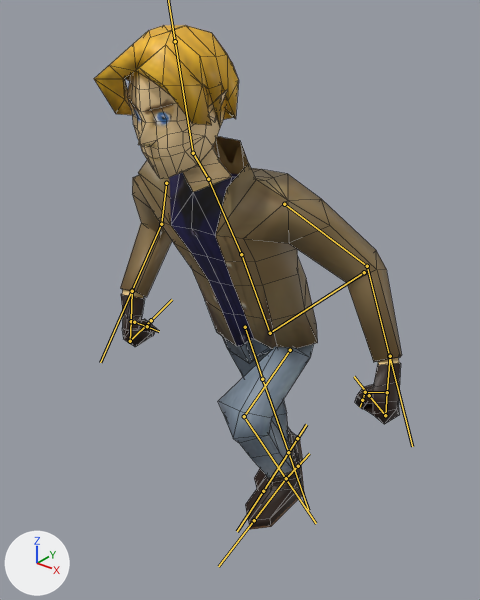
What one commit did to the FBX model res/models/gy/gy.fbx.
One viewpoint serves both versions: a camera (50 mm lens) standing at (11.93, -14.79, 16.95) and looking at (1.48, -1.73, 8.85). Every picture has the same lights, and +X, +Y and +Z are marked at lower left. Both versions are drawn at frame 109 of the action 'Armature|Plane.071Action'; the numbers are the values there. The bones that bend it are drawn over the model as lines. Mesh edges are drawn as thin lines.
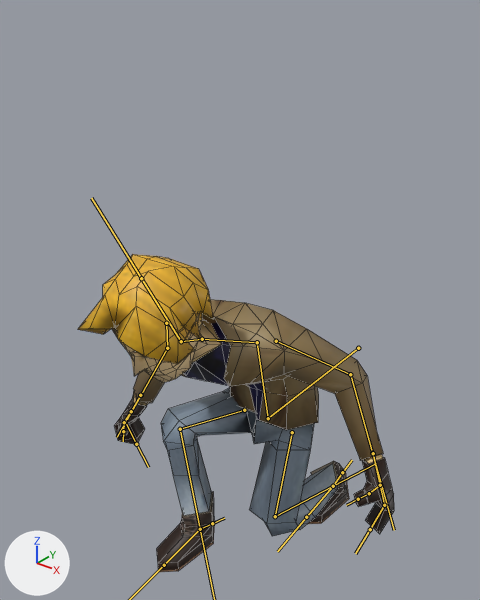
What differs and where, as boxes (x1, y1, x2, y2) in the pictures (480 x 600 px):
'Plane', posed (37% shorter): before (94, 25, 402, 529); after (78, 254, 394, 572)
bone 'Root', root to tip: before (364, 272) to (269, 333); after (358, 348) to (267, 419)
bone 'stomach', root to tip: before (270, 333) to (241, 254); after (268, 418) to (257, 342)
bone 'chest', root to tip: before (241, 254) to (208, 178); after (257, 342) to (201, 339)
bone 'neck', root to tip: before (208, 179) to (193, 153); after (202, 339) to (181, 341)
bone 'head', root to tip: before (193, 153) to (175, 41); after (181, 341) to (141, 278)
bone 'upper_arm.r', root to tip: before (166, 183) to (161, 224); after (166, 323) to (167, 348)
bone 'lower_arm.r', root to tip: before (161, 224) to (132, 290); after (167, 348) to (141, 395)
bone 'upper_arm.l', root to tip: before (284, 204) to (367, 266); after (276, 341) to (350, 374)
bone 'lower_arm.l', root to tip: before (367, 266) to (389, 356); after (350, 374) to (372, 453)
bone 'upper_leg.r', root to tip: before (245, 327) to (262, 379); after (244, 410) to (180, 429)
bone 'lower_leg.r', root to tip: before (262, 379) to (288, 452); after (180, 429) to (200, 529)
bone 'upper_leg.l', root to tip: before (290, 350) to (244, 416); after (292, 432) to (275, 516)
bone 'lower_leg.l', root to tip: before (244, 416) to (286, 479); after (275, 516) to (333, 486)
bone 'foot_ik.r', root to tip: before (288, 452) to (288, 452); after (200, 529) to (200, 528)
bone 'foot1.r', root to tip: before (288, 452) to (263, 491); after (200, 529) to (164, 565)
bone 'hand_ik.r', root to tip: before (132, 290) to (132, 290); after (141, 395) to (141, 395)
bone 'hand2.r', root to tip: before (130, 341) to (151, 320); after (125, 421) to (136, 444)
bone 'thumb2.r', root to tip: before (134, 322) to (147, 326); after (124, 422) to (123, 431)
bone 'foot_ik.l', root to tip: before (286, 479) to (286, 478); after (333, 486) to (333, 485)
bone 'foot1.l', root to tip: before (286, 478) to (254, 520); after (333, 486) to (306, 517)
bone 'hand_ik.l', root to tip: before (389, 356) to (390, 356); after (372, 453) to (372, 453)
bone 'hand2.l', root to tip: before (385, 415) to (369, 395); after (384, 505) to (370, 529)
bone 'thumb2.l', root to tip: before (365, 392) to (362, 400); after (369, 493) to (358, 499)

What the commit changed:
Bone 'Root' (bone_root) moves from (0.0, 0.0, 0.01) to (0.0, 0.0, 1.03).
Bone 'stomach' (bone_stomach) turns from (25, -5, 0) to (13, 0, 0) degrees about its own x, y and z.
Bone 'chest' (bone_chest) turns from (4, 8, -2) to (52, 7, 7) degrees about its own x, y and z.
Bone 'neck' (bone_neck) turns from (0, -4, 3) to (0, 0, 0) degrees about its own x, y and z.
Bone 'head' (bone_head) turns from (-21, 0, 1) to (-35, -8, -1) degrees about its own x, y and z.
Bone 'upper_arm.r' (bone_upper_arm_r) turns from (-4, -24, 28) to (24, 16, 32) degrees about its own x, y and z.
Bone 'lower_arm.r' (bone_lower_arm_r) turns from (80, 10, -12) to (33, 2, -6) degrees about its own x, y and z.
Bone 'upper_arm.l' (bone_upper_arm_l) turns from (-4, 18, -24) to (18, 4, -34) degrees about its own x, y and z.
Bone 'lower_arm.l' (bone_lower_arm_l) turns from (39, -3, 7) to (45, -3, 8) degrees about its own x, y and z.
Bone 'upper_leg.r' (bone_upper_leg_r) turns from (-27, 0, 0) to (95, 12, -7) degrees about its own x, y and z.
Bone 'lower_leg.r' (bone_lower_leg_r) turns from (7, 0, -1) to (-101, 7, 5) degrees about its own x, y and z.
Bone 'upper_leg.l' (bone_upper_leg_l) moves from (0.0, 0.01, 0.1) to (0.0, 0.0, 0.0).
Bone 'upper_leg.l' (bone_upper_leg_l) turns from (67, -3, 5) to (28, -2, 8) degrees about its own x, y and z.
Bone 'lower_leg.l' (bone_lower_leg_l) turns from (-96, -7, -6) to (-90, -6, -6) degrees about its own x, y and z.
Bone 'foot_ik.r' (bone_foot_ik_r) moves from (0.0, 0.89, 0.19) to (-0.13, -0.64, -0.01).
Bone 'foot_ik.r' (bone_foot_ik_r) turns from (46, 0, 0) to (0, 0, 0) degrees about its own x, y and z.
Bone 'foot1.r' (bone_foot1_r) turns from (25, 0, 0) to (0, 0, 0) degrees about its own x, y and z.
Bone 'hand_ik.r' (bone_hand_ik_r) moves from (0.98, -0.93, -0.49) to (0.65, -0.61, -1.97).
Bone 'hand_ik.r' (bone_hand_ik_r) turns from (-57, -55, 70) to (-17, -34, 1) degrees about its own x, y and z.
Bone 'hand2.r' (bone_hand2_r) turns from (4, -14, 127) to (-9, 27, 66) degrees about its own x, y and z.
Bone 'thumb2.r' (bone_thumb2_r) turns from (-11, -5, 50) to (0, 0, 0) degrees about its own x, y and z.
Bone 'foot_ik.l' (bone_foot_ik_l) moves from (0.0, -0.15, 0.81) to (0.0, 0.9, 0.02).
Bone 'foot_ik.l' (bone_foot_ik_l) turns from (26, 0, 0) to (35, 0, 0) degrees about its own x, y and z.
Bone 'foot1.l' (bone_foot1_l) turns from (16, 0, 0) to (34, 0, 0) degrees about its own x, y and z.
Bone 'hand_ik.l' (bone_hand_ik_l) moves from (-0.58, -0.44, -0.53) to (-0.7, -0.27, -1.65).
Bone 'hand_ik.l' (bone_hand_ik_l) turns from (-32, 40, -28) to (-33, 39, 9) degrees about its own x, y and z.
Bone 'hand2.l' (bone_hand2_l) turns from (-26, -15, -108) to (-15, -3, -35) degrees about its own x, y and z.
Bone 'thumb2.l' (bone_thumb2_l) turns from (12, -24, 72) to (0, 0, 0) degrees about its own x, y and z.
